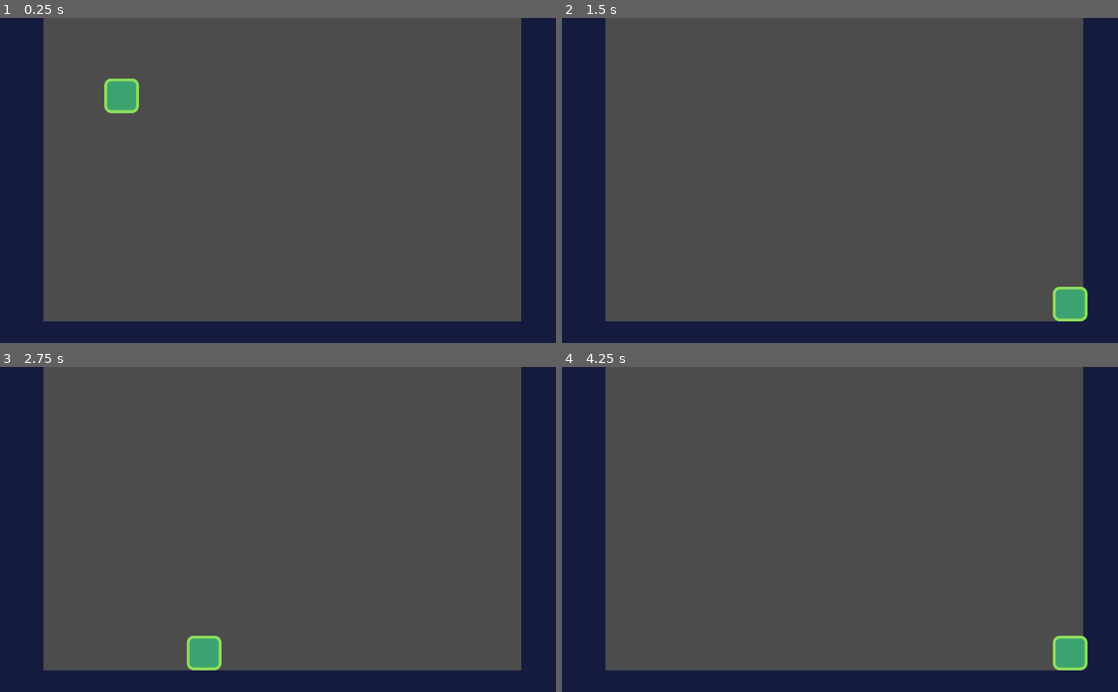
Above: before the commit, frames 1-4 (two rows, left to right).
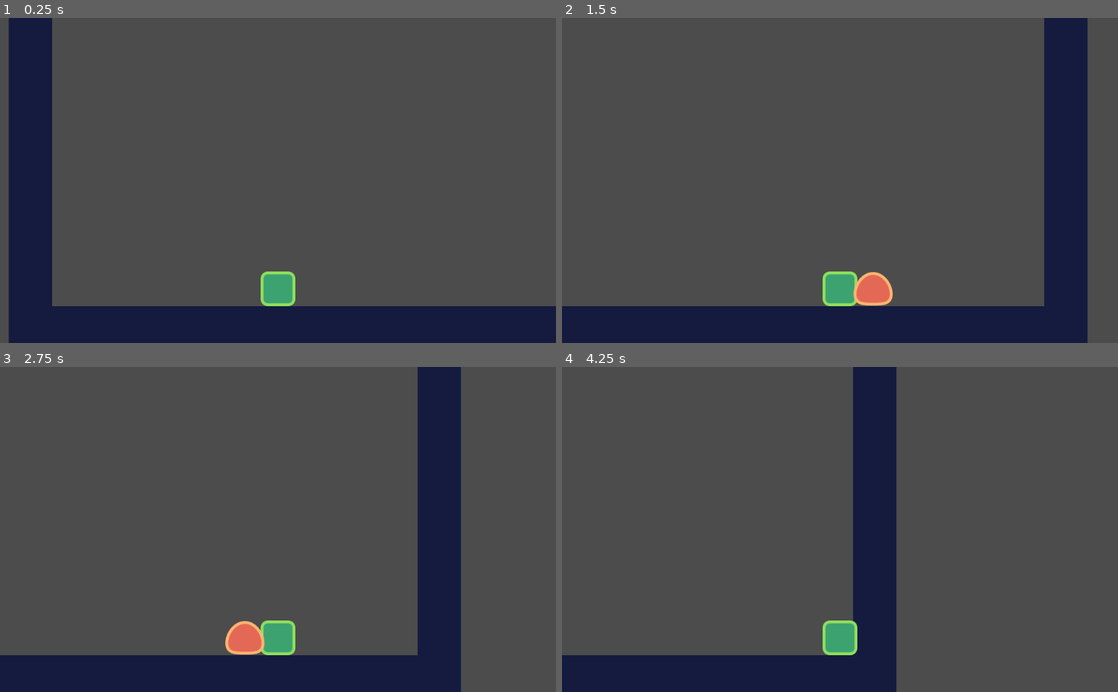
Above: after the commit, the same moments.

Repository: Azzamubaidillah/Platformer-game
Game: Godot game, scene res://src/levels/LevelTemplate.tscn
The game is run twice, just before and just after one commit, with the same random seed, the same clock (stepped at 60 frames per second) and the same inputs. The project has no main scene, so this scene is started directly.
Inputs:
- Up to frame 1 (0.25 s): no input
- Up to frame 2 (1.5 s): hold D (move_right) from 0.53 s (still down); tap W (jump) at 0.77 s
- Up to frame 3 (2.75 s): tap W (jump) at 1.52 s; release D (move_right) at 2.03 s; hold A (move_left) from 2.03 s (still down)
- Up to frame 4 (4.25 s): release A (move_left) at 2.78 s; hold D (move_right) from 2.78 s (still down); tap W (jump) at 3.02, 3.77 s

The runs differ from the first frame. In frame 1, 14% of the frame differs, in the area x 0-100%, y 0-100%; in frame 2, 24%; in frame 3, 26%; in frame 4, 26%.

Commit message:
camera view

Diff:
--- a/platformer/src/actors/enemy.gd
+++ b/platformer/src/actors/enemy.gd
@@ -1,6 +1,7 @@
 extends "res://src/actors/actor.gd"
 
 func _ready() -> void:
+	set_physics_process(false)
 	_velocity.x = -speed.x
 
 func _physics_process(delta: float) -> void:
--- a/platformer/src/actors/enemy.tscn
+++ b/platformer/src/actors/enemy.tscn
@@ -20,3 +20,10 @@
 [node name="CollisionShape2D" type="CollisionShape2D" parent="."]
 position = Vector2( -16, -56 )
 shape = SubResource( 1 )
+
+[node name="VisibilityEnabler2D" type="VisibilityEnabler2D" parent="."]
+position = Vector2( -21, -39 )
+scale = Vector2( 0.624999, 0.587499 )
+rect = Rect2( -50, -50, 114, 60 )
+process_parent = true
+physics_process_parent = true
--- a/platformer/src/actors/player.tscn
+++ b/platformer/src/actors/player.tscn
@@ -20,3 +20,7 @@
 [node name="CollisionShape2D" type="CollisionShape2D" parent="."]
 position = Vector2( -16, -56 )
 shape = SubResource( 1 )
+
+[node name="Camera2D" type="Camera2D" parent="."]
+position = Vector2( -16, -264 )
+current = true
--- a/platformer/src/levels/LevelTemplate.tscn
+++ b/platformer/src/levels/LevelTemplate.tscn
@@ -1,8 +1,9 @@
-[gd_scene load_steps=6 format=2]
+[gd_scene load_steps=7 format=2]
 
 [ext_resource path="res://asset/tileset.png" type="Texture" id=1]
 [ext_resource path="res://src/actors/player.tscn" type="PackedScene" id=2]
 [ext_resource path="res://src/actors/player.gd" type="Script" id=3]
+[ext_resource path="res://src/actors/enemy.tscn" type="PackedScene" id=4]
 
 [sub_resource type="ConvexPolygonShape2D" id=1]
 points = PoolVector2Array( 0, 0, 80, 0, 80, 80, 0, 80 )
@@ -47,8 +48,11 @@
 collision_layer = 8
 collision_mask = 0
 format = 1
-tile_data = PoolIntArray( 0, 0, 0, 12, 0, 0, 65536, 0, 0, 65548, 0, 0, 131072, 0, 0, 131084, 0, 0, 196608, 0, 0, 196620, 0, 0, 262144, 0, 0, 262156, 0, 0, 327680, 0, 0, 327692, 0, 0, 393216, 0, 0, 393228, 0, 0, 458752, 0, 0, 458753, 0, 0, 458754, 0, 0, 458755, 0, 0, 458756, 0, 0, 458757, 0, 0, 458758, 0, 0, 458759, 0, 0, 458760, 0, 0, 458761, 0, 0, 458762, 0, 0, 458763, 0, 0, 458764, 0, 0 )
+tile_data = PoolIntArray( 0, 0, 0, 18, 0, 0, 65536, 0, 0, 65554, 0, 0, 131072, 0, 0, 131090, 0, 0, 196608, 0, 0, 196626, 0, 0, 262144, 0, 0, 262162, 0, 0, 327680, 0, 0, 327698, 0, 0, 393216, 0, 0, 393234, 0, 0, 458752, 0, 0, 458753, 0, 0, 458754, 0, 0, 458755, 0, 0, 458756, 0, 0, 458757, 0, 0, 458758, 0, 0, 458759, 0, 0, 458760, 0, 0, 458761, 0, 0, 458762, 0, 0, 458763, 0, 0, 458764, 0, 0, 458765, 0, 0, 458766, 0, 0, 458767, 0, 0, 458768, 0, 0, 458769, 0, 0, 458770, 0, 0 )
 
 [node name="KinematicBody2D" parent="TileMap" instance=ExtResource( 2 )]
-position = Vector2( 240, 120 )
+position = Vector2( 512, 590 )
 script = ExtResource( 3 )
+
+[node name="enemy" parent="TileMap" instance=ExtResource( 4 )]
+position = Vector2( 1176, 544 )
